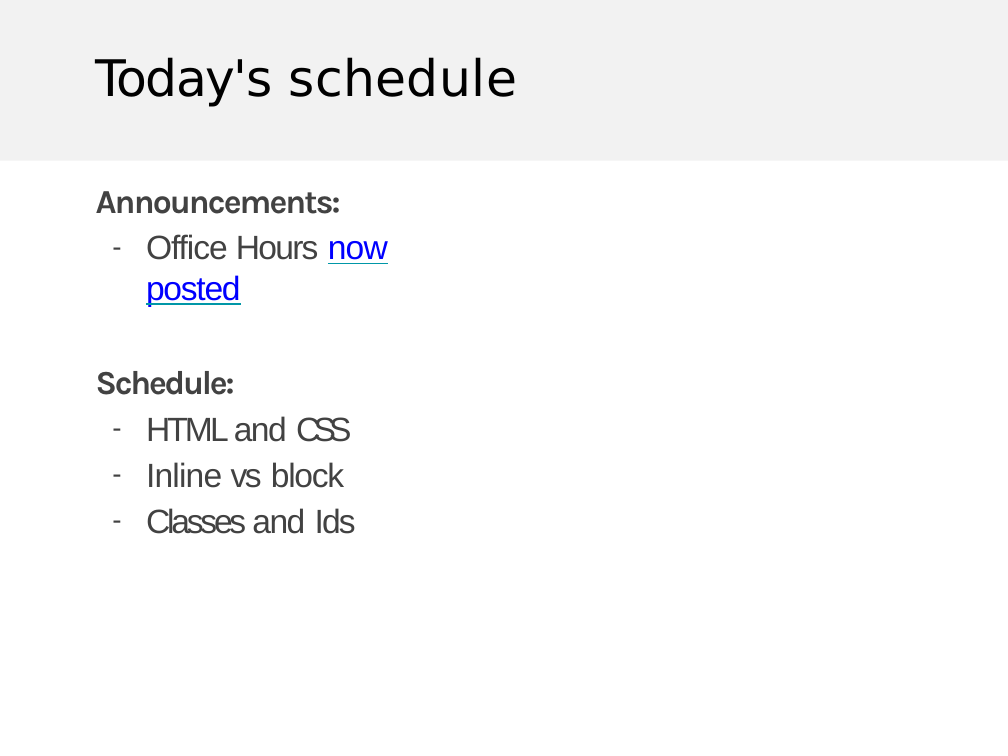
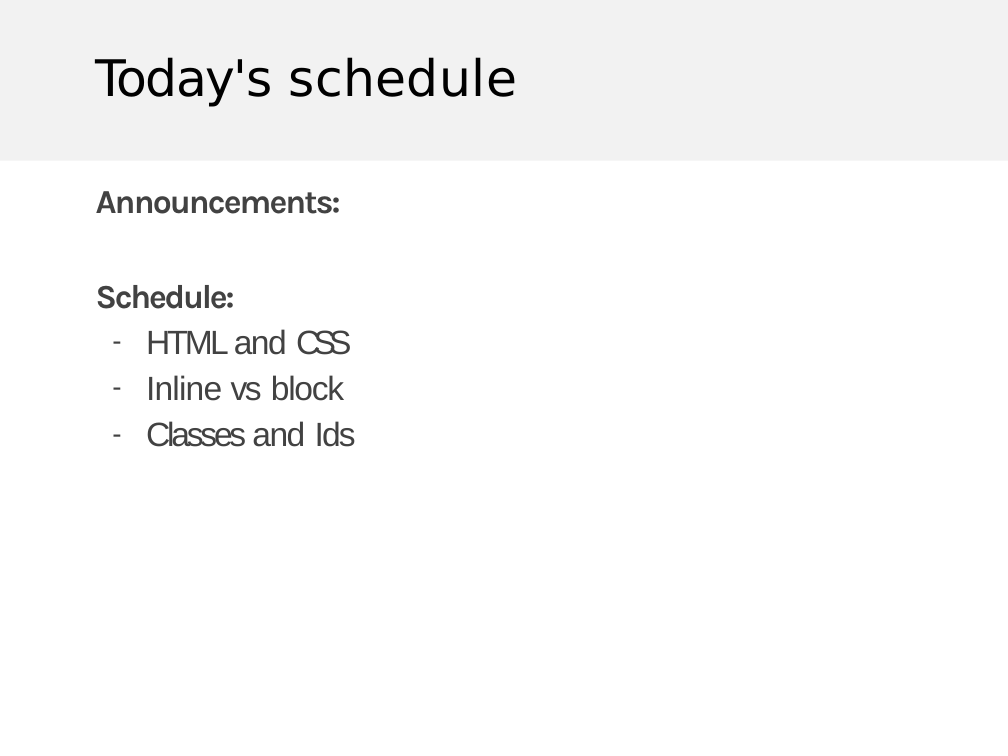
Before and after one commit to Creativity-Group-Gh/CG-UENR-19-Website, a slide deck: slide 2 of public/lectures/lecture02-converted.pptx. Drawn at 1008x756 pixels with LibreOffice and Linux fonts; fonts in the diff are those of the drawing. Boxes give left, top, right and bottom in pixels: in the first picture for what was removed or moved away, otherwise in the second. Text is boxed around its words. In the diff, an @@ line names an element or a change of style, - is before the commit and + after.

```diff
--- a/public/lectures/lecture02-converted.pptx
+++ b/public/lectures/lecture02-converted.pptx
@@ text at [146,234,388,307]: paragraph removed @@
-– Office Hours now posted
```
Also in this commit, not shown: 6 other slides changed, 1 slide removed, 1 other file.
